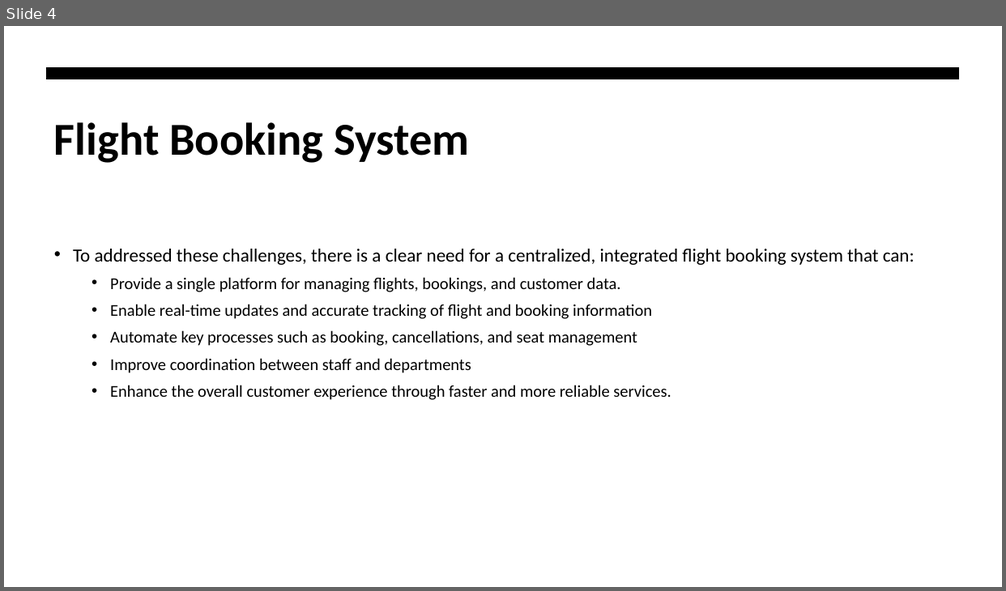
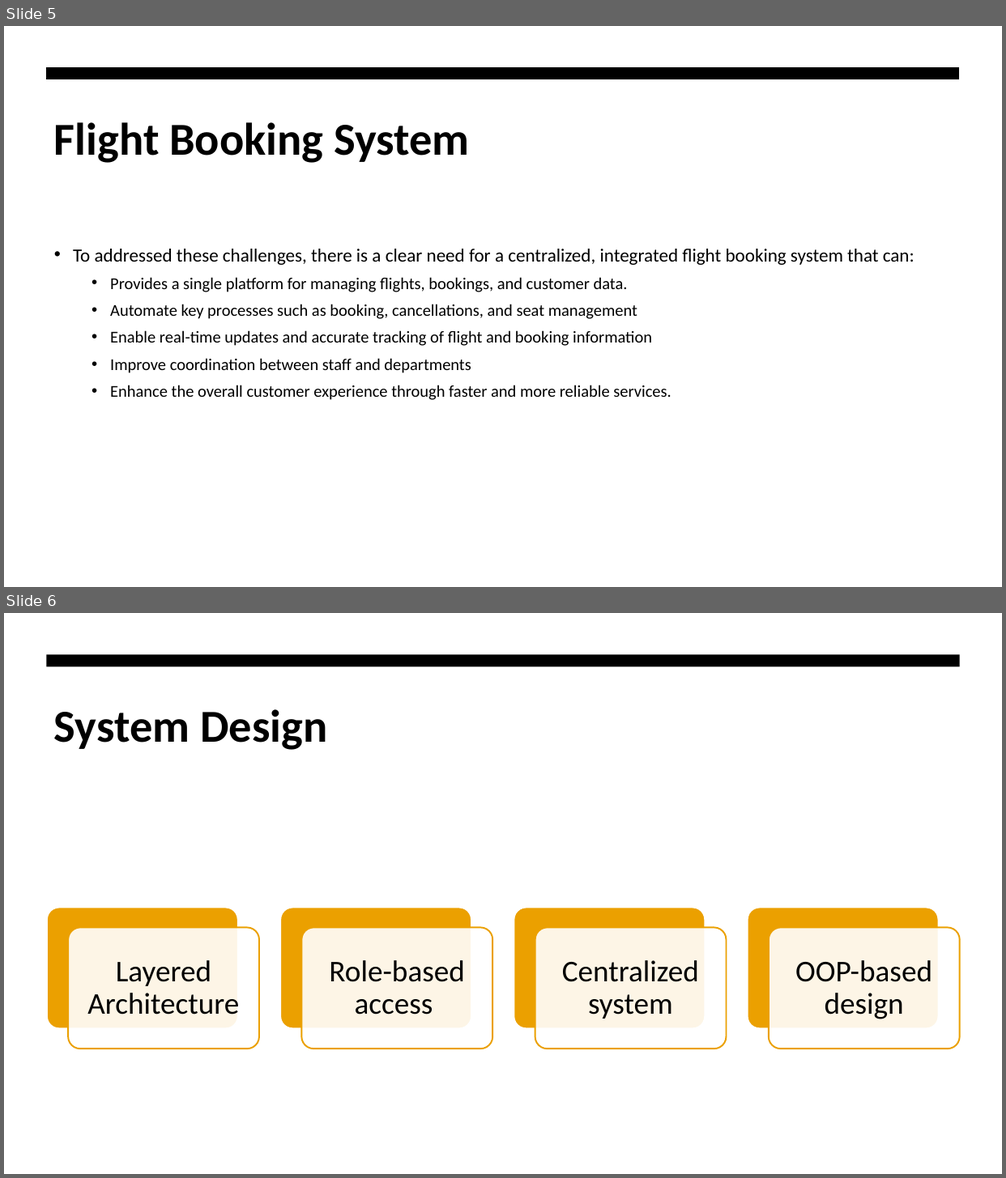
Before and after one commit to Ianieee36/ENSE706_Project, a slide deck: FBS_Presentation.pptx. Shown one above the other, each under a label of ours: slide 4 before the commit, slides 5 and 6 after it. The pictures are 1006x591 and 1006x1178 pixels, drawn with LibreOffice and Linux fonts; fonts in the diff are those of the drawing. Boxes give left, top, right and bottom in pixels: in the first picture for what was removed or moved away, otherwise in the second. Text is boxed around its words. In the diff, an @@ line names an element or a change of style, - is before the commit and + after.

```diff
--- a/FBS_Presentation.pptx
+++ b/FBS_Presentation.pptx
@@ slide 6 added at (4, 613, 1002, 1174), background #FFFFFF @@
@@ rectangle added at (4, 613, 1002, 1174), fill #FFFFFF @@
@@ rectangle added at (47, 655, 960, 667), fill #000000 @@
@@ title added at (54, 709, 327, 750), 44 pt, text #000000, bold @@
+System Design
@@ group added at (47, 907, 959, 1049): 8 rounded rectangles, 4 texts @@
+Layered Architecture
+Role-based access
+Centralized system
+OOP-based design
@@ what was slide 4 is now slide 5 @@
@@ slide 5 changed as well @@
@@ text at (110, 277, 637, 319): text changed @@
-  • Provide a single platform for managing flights, bookings, and customer data.
+  • Provides a single platform for managing flights, bookings, and customer data.
+  • Automate key processes such as booking, cancellations, and seat management
@@ text at (110, 331, 637, 346): paragraph removed @@
-  • Automate key processes such as booking, cancellations, and seat management
```
Also in this commit, not shown: 3 other slides changed, 4 other slides added, 3 slides removed, 1 other file.
